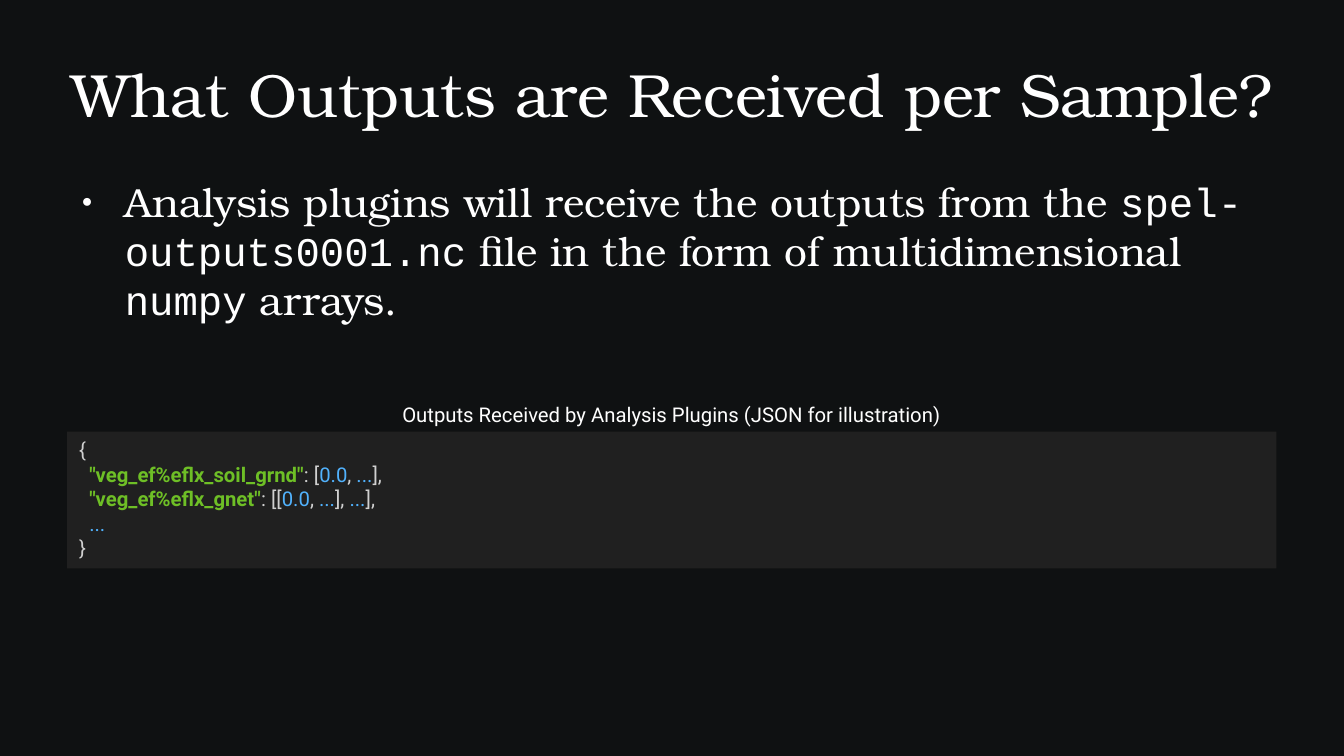
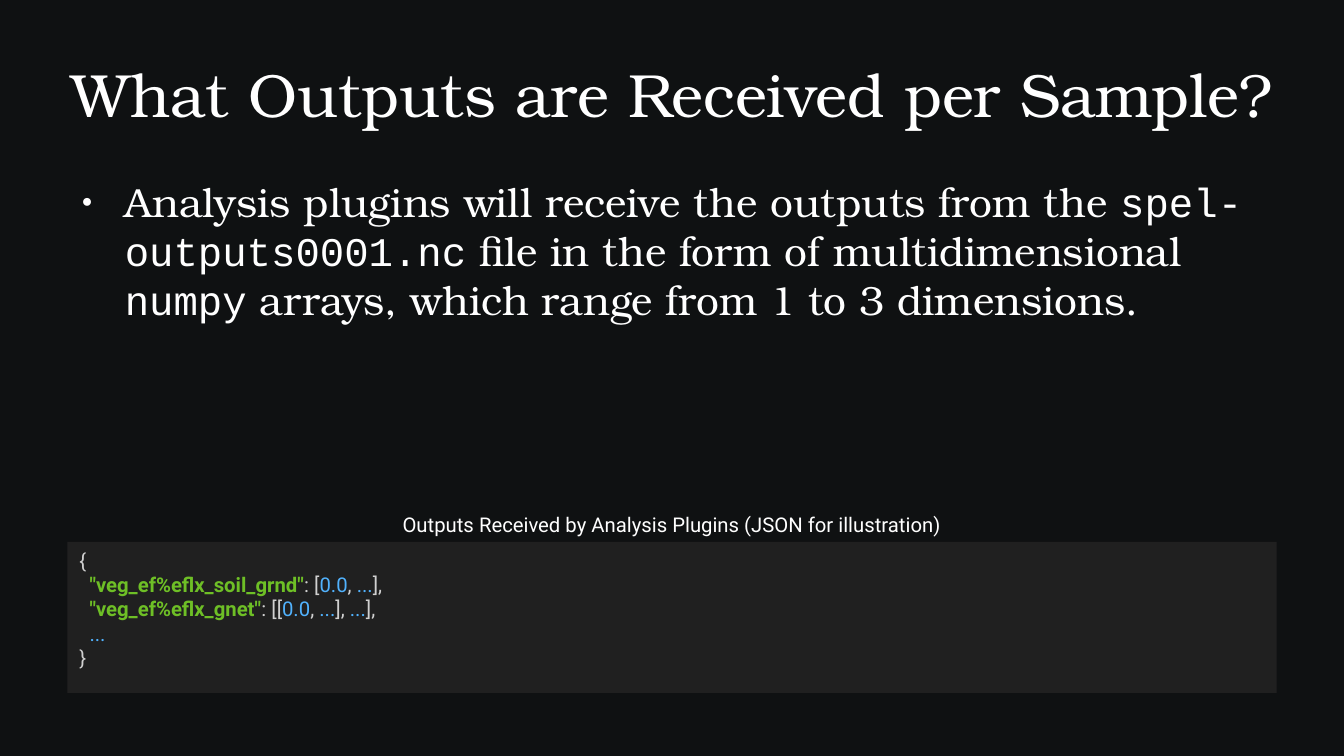
Before and after one commit to SamAllen06/lake_temp_work, a slide deck: slide 9 of documentation/for_collaborators/TestingSoftwareOverview.odp. Drawn at 1344x756 pixels with LibreOffice and Linux fonts; fonts in the diff are those of the drawing. Boxes give left, top, right and bottom in pixels: in the first picture for what was removed or moved away, otherwise in the second. Text is boxed around its words. In the diff, an @@ line names an element or a change of style, - is before the commit and + after.

```diff
--- a/documentation/for_collaborators/TestingSoftwareOverview.odp
+++ b/documentation/for_collaborators/TestingSoftwareOverview.odp
@@ text at [125,187,1242,325]: text changed @@
-● Analysis plugins will receive the outputs from the spel-outputs0001.nc file in the form of multidimensional numpy arrays.
+● Analysis plugins will receive the outputs from the spel-outputs0001.nc file in the form of multidimensional numpy arrays, which range from 1 to 3 dimensions.
@@ text "Outputs Received by Analysis Plugins ...": place and size @@
-text "Outputs Received by Analysis Plugins ..." at [402,406,940,427]
+text "Outputs Received by Analysis Plugins ..." at [403,516,940,537]
@@ rectangle "{": place and size @@
-rectangle "{" at [67,432,1277,568]
+rectangle "{" at [67,543,1277,694]
```
Also in this commit, not shown: 4 other slides changed, 1 slide added, 1 slide removed, 2 other files.
